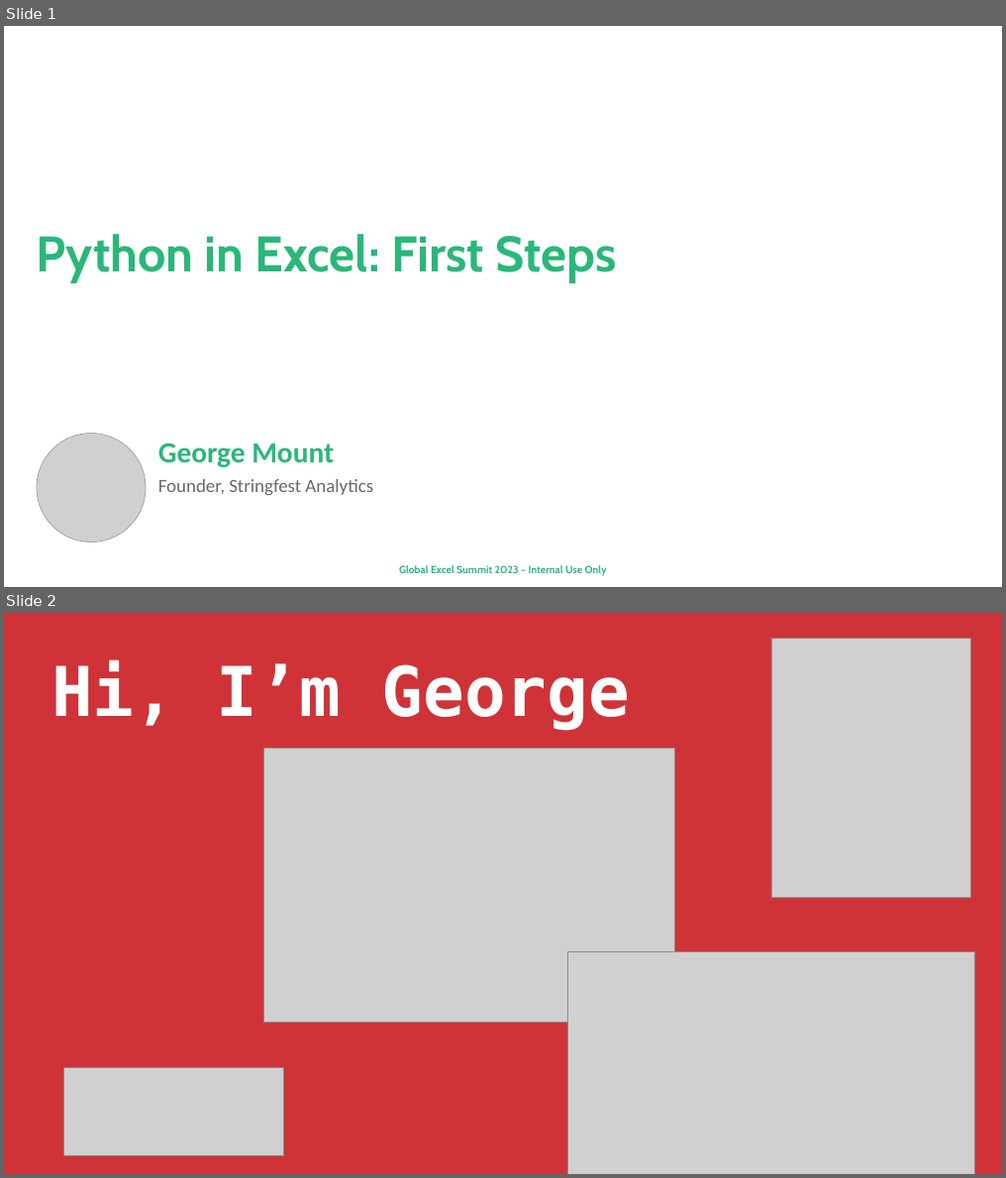
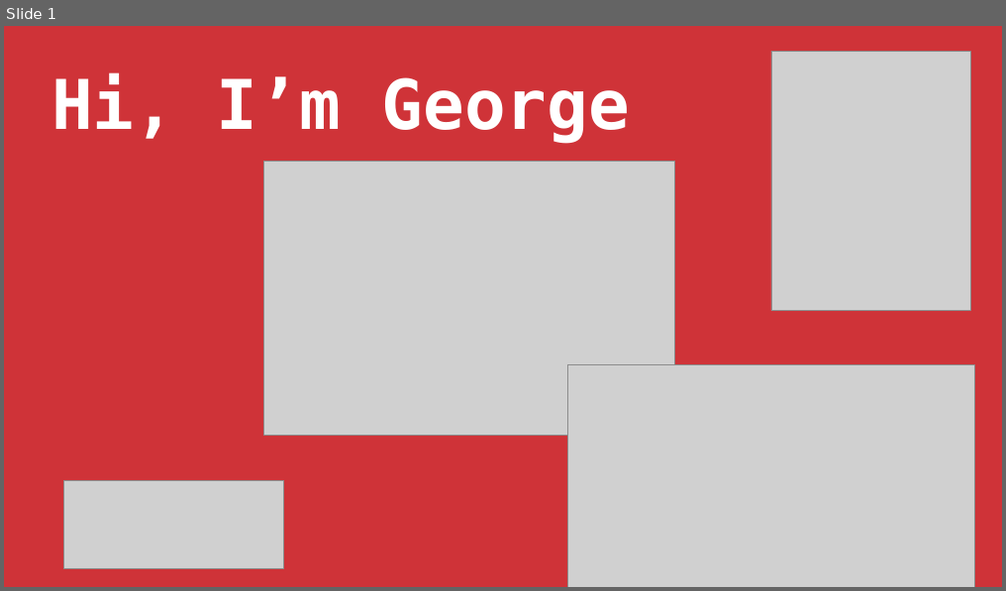
Before and after one commit to stringfestdata/python-in-excel-crash-course, a slide deck: xlgs-python-in-excel-first-steps.pptx. Shown one above the other, each under a label of ours: slides 1 and 2 before the commit, slide 1 after it. The pictures are 1006x1178 and 1006x591 pixels, drawn with LibreOffice and Linux fonts; fonts in the diff are those of the drawing; grey boxes stand for pictures; background and template pictures are left out. Boxes give left, top, right and bottom in pixels: in the first picture for what was removed or moved away, otherwise in the second. Text is boxed around its words. In the diff, an @@ line names an element or a change of style, - is before the commit and + after.

```diff
--- a/xlgs-python-in-excel-first-steps.pptx
+++ b/xlgs-python-in-excel-first-steps.pptx
@@ slide 1 removed at (4,26,1002,587), background picture (left out) @@
@@ text removed at (37,234,617,282) @@
-Python in Excel: First Steps
@@ picture removed at (37,433,146,542) @@
@@ text removed at (158,443,334,468) @@
-George Mount
@@ text removed at (158,479,373,495) @@
-Founder, Stringfest Analytics
@@ text removed at (399,566,607,576) @@
-Global Excel Summit 2023 – Internal Use Only
@@ what was slide 2 is now slide 1 @@
```
